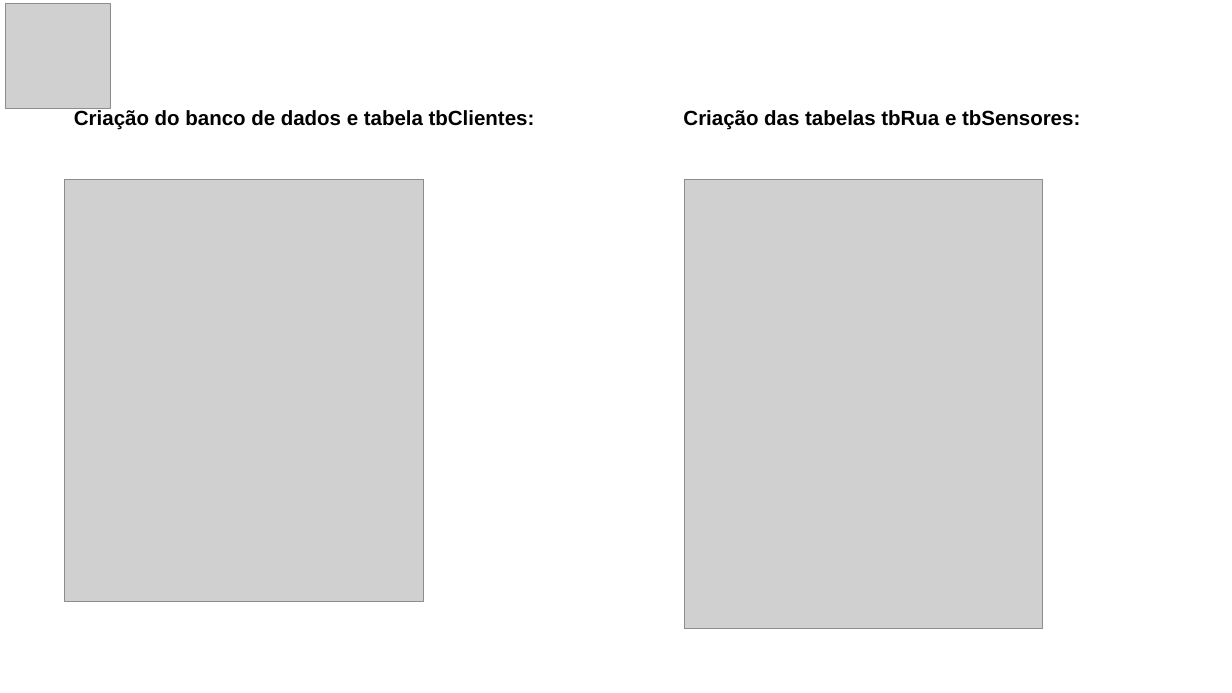
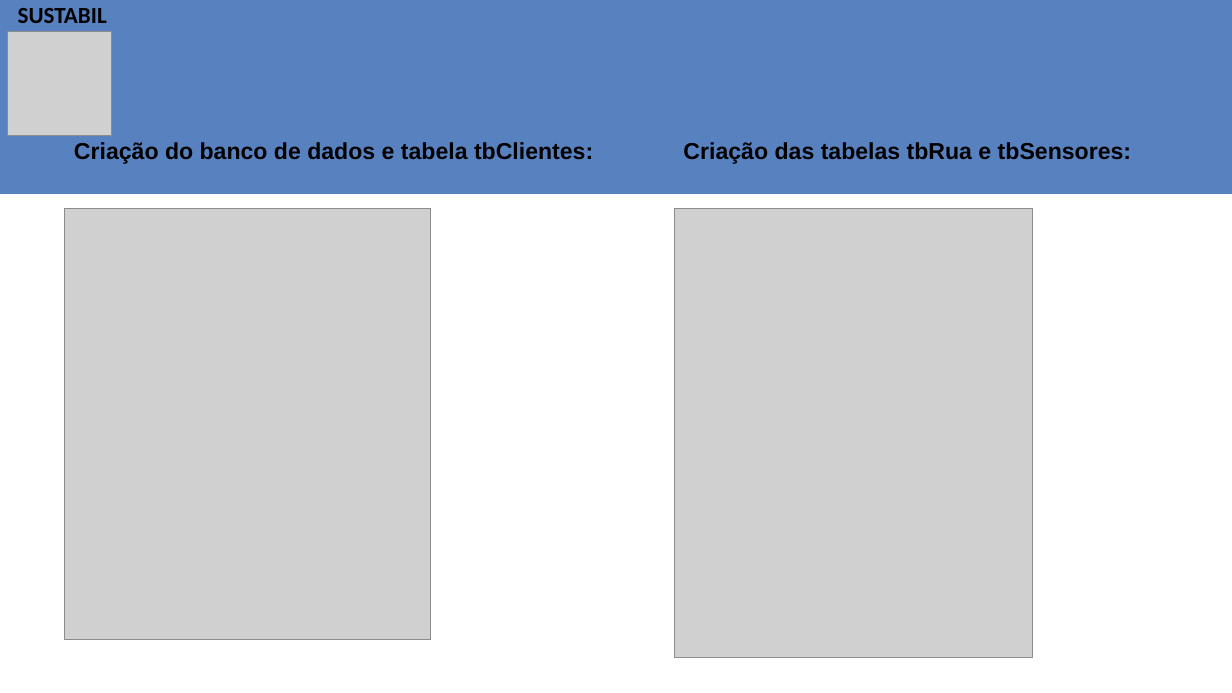
Before and after one commit to franklin-silva41/PROJETO-SENSOR-DE-UMIDADE, a slide deck: slide 14 of SUSTABIL - Apresentação real.pptx (slide 12 before the commit). Drawn at 1232x693 pixels with LibreOffice and Linux fonts; fonts in the diff are those of the drawing; grey boxes stand for pictures. Boxes give left, top, right and bottom in pixels: in the first picture for what was removed or moved away, otherwise in the second. Text is boxed around its words. In the diff, an @@ line names an element or a change of style, - is before the commit and + after.

```diff
--- a/SUSTABIL - Apresentação real.pptx
+++ b/SUSTABIL - Apresentação real.pptx
@@ rectangle added at bbox=[0, 0, 1232, 194], fill #5881C0, outline #5881C0 1 pt @@
@@ text added at bbox=[18, 8, 107, 23], 18 pt, text #000000, bold @@
+SUSTABIL
@@ picture: place and size @@
-picture at bbox=[6, 4, 110, 108]
+picture at bbox=[7, 31, 112, 136]
@@ text "Criação do banco de dados ..." at bbox=[74, 142, 593, 164]: size 16 to 18 pt @@
@@ text "Criação do banco de dados ...": place and size @@
-text "Criação do banco de dados ..." at bbox=[74, 110, 535, 130]
+text "Criação do banco de dados ..." at bbox=[74, 142, 593, 164]
@@ text "Criação das tabelas tbRua e ...": place and size @@
-text "Criação das tabelas tbRua e ..." at bbox=[683, 110, 1080, 130]
+text "Criação das tabelas tbRua e ..." at bbox=[683, 142, 1131, 164]
@@ text "Criação das tabelas tbRua e ..." at bbox=[683, 142, 1131, 164]: size 16 to 18 pt @@
@@ picture: place and size @@
-picture at bbox=[65, 180, 423, 603]
+picture at bbox=[65, 209, 431, 640]
@@ picture: place and size @@
-picture at bbox=[685, 180, 1043, 629]
+picture at bbox=[675, 209, 1033, 658]
```
Also in this commit, not shown: 12 other slides changed, 6 slides added, 3 slides removed.
